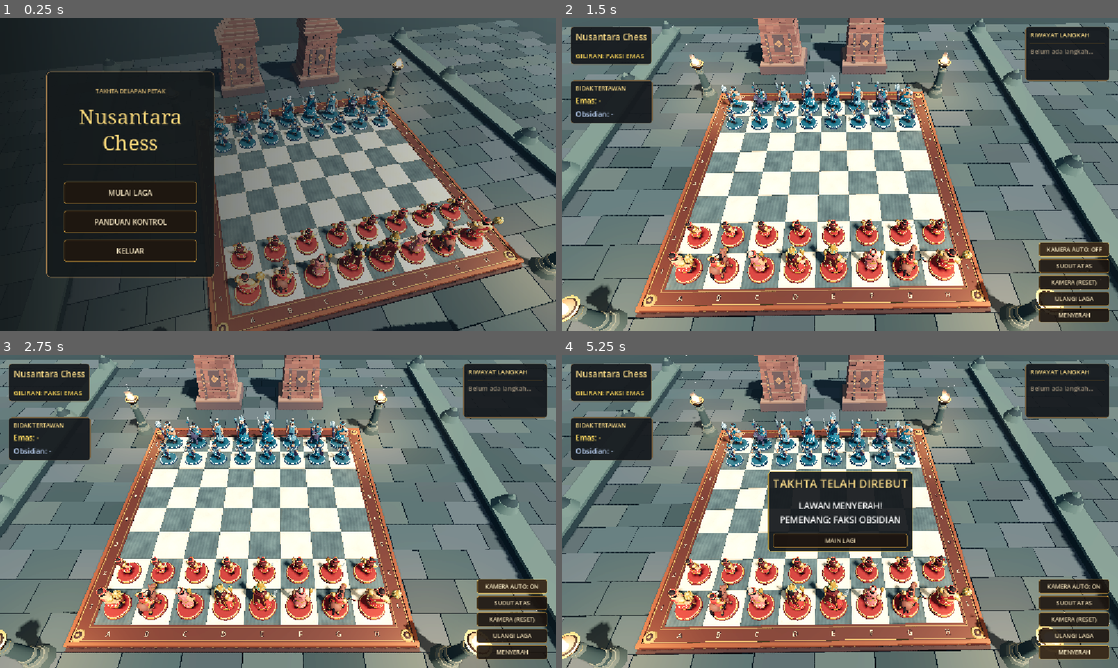
Above: before the commit, frames 1-4 (two rows, left to right).
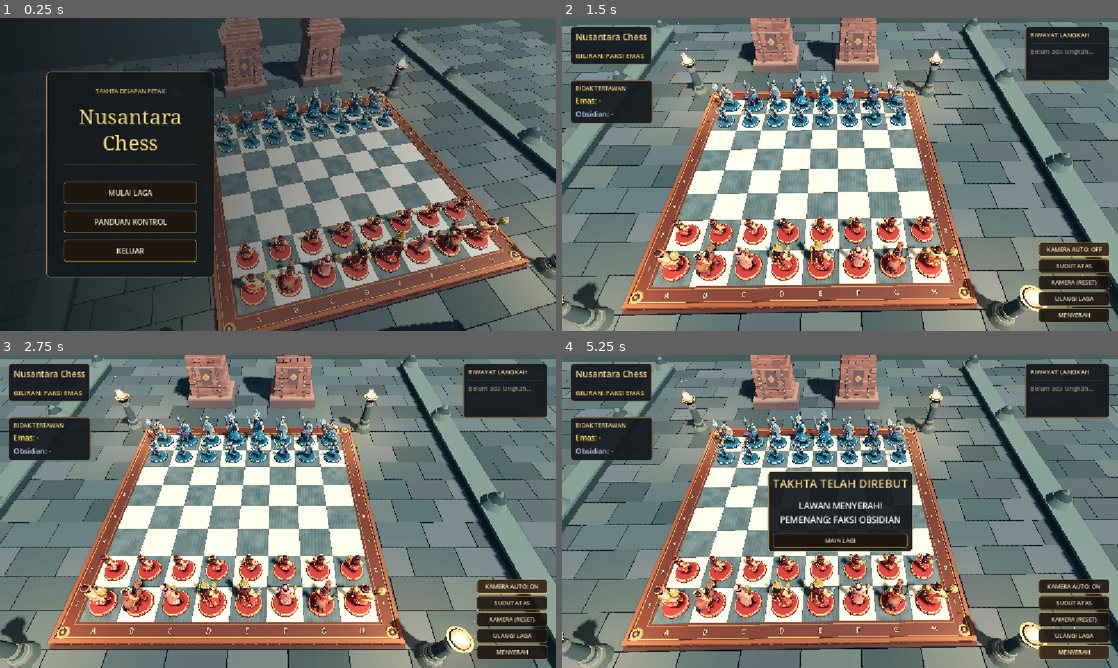
Above: after the commit, the same moments.

Repository: JavaneseIvankov/nusantara-chess
Game: Godot game, scene res://main/main.tscn
Same seed, same stepped clock (60 frames per second), same inputs: the game is played once before the commit and once after it.
Inputs:
- Up to frame 1 (0.25 s): no input
- Up to frame 2 (1.5 s): click "MULAI LAGA" at 0.5 s; click "KAMERA AUTO: ON" at 1.25 s
- Up to frame 3 (2.75 s): click "KAMERA AUTO: OFF" at 2 s
- Up to frame 4 (5.25 s): click "SUDUT ATAS" at 2.75 s; click "ULANGI LAGA" at 3.5 s; click "MULAI LAGA" at 4.25 s; click "MENYERAH" at 5 s

The runs differ from the first frame. In frame 1, 20% of the frame differs, in the area x 15-100%, y 0-100%; in frame 2, 43%; in frame 3, 44%, in the area x 0-100%, y 0-100%; in frame 4, 41%.

Commit message:
feat(camera): support solo framing and compact layouts

Diff:
--- a/scripts/core/camera_rig.gd
+++ b/scripts/core/camera_rig.gd
@@ -19,11 +19,17 @@
 var is_showcase_mode: bool = true
 var is_obsidian_side: bool = false
 var is_top_view: bool = false
+var compact_layout := false
 
 func _ready() -> void:
 	rotation.y = target_yaw
 	pitch_pivot.rotation.x = target_pitch
 	camera.position.z = target_zoom
+
+func _input(event: InputEvent) -> void:
+	if event is InputEventMouseButton and event.button_index == MOUSE_BUTTON_RIGHT and not event.pressed:
+		is_orbiting = false
+
 
 func _unhandled_input(event: InputEvent) -> void:
 	if is_showcase_mode:
@@ -56,10 +62,19 @@
 	var aspect := view_size.x / maxf(view_size.y, 1.0)
 	var fit := maxf(1.0, 1.55 / aspect)
 	camera.position.z = lerpf(camera.position.z, target_zoom * fit, blend)
-	var sidebar_offset := 0.92 if aspect >= 1.45 else 0.48
-	var menu_offset := -2.26 if aspect >= 1.55 else 0.0
+	var sidebar_offset := 0.10 if compact_layout else 1.31
+	var menu_offset := -2.47 if aspect >= 1.53 else -1.85
 	camera.h_offset = lerpf(camera.h_offset, menu_offset if is_showcase_mode else sidebar_offset, blend)
-	camera.v_offset = lerpf(camera.v_offset, 0.12 if is_showcase_mode else -0.12, blend)
+	camera.v_offset = lerpf(camera.v_offset, 0.12 if is_showcase_mode else -0.20, blend)
+
+func set_compact_layout(compact: bool) -> void:
+	compact_layout = compact
+
+
+func start_showcase() -> void:
+	is_showcase_mode = true
+	is_orbiting = false
+
 
 func start_gameplay_camera() -> void:
 	is_showcase_mode = false
